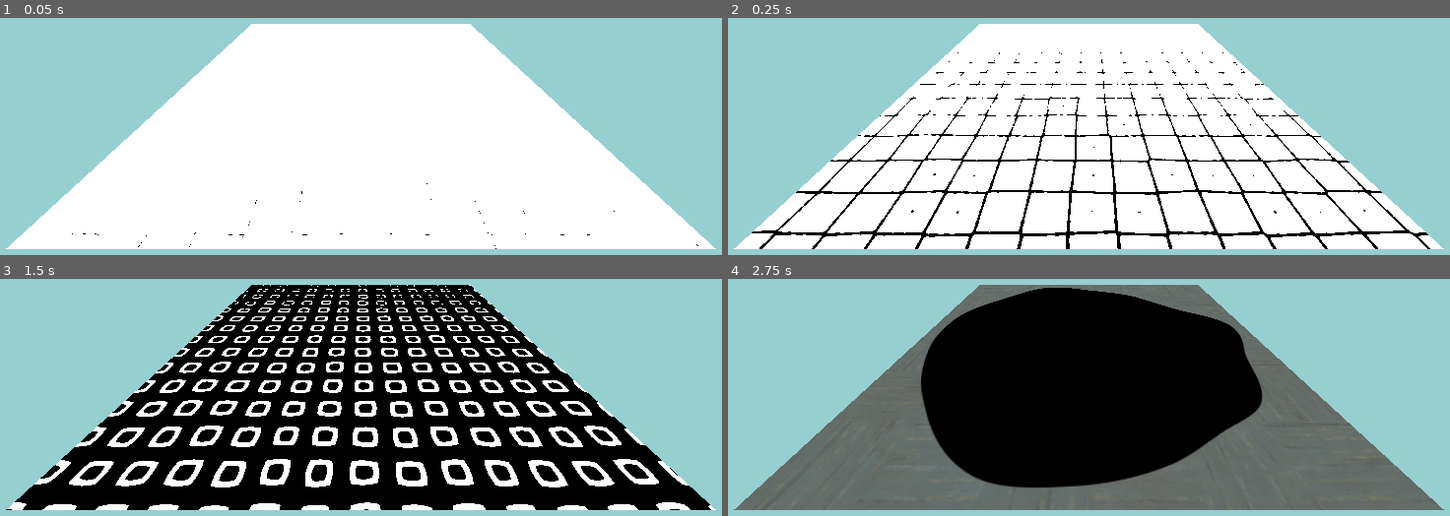
Above: before the commit, frames 1-4 (two rows, left to right).
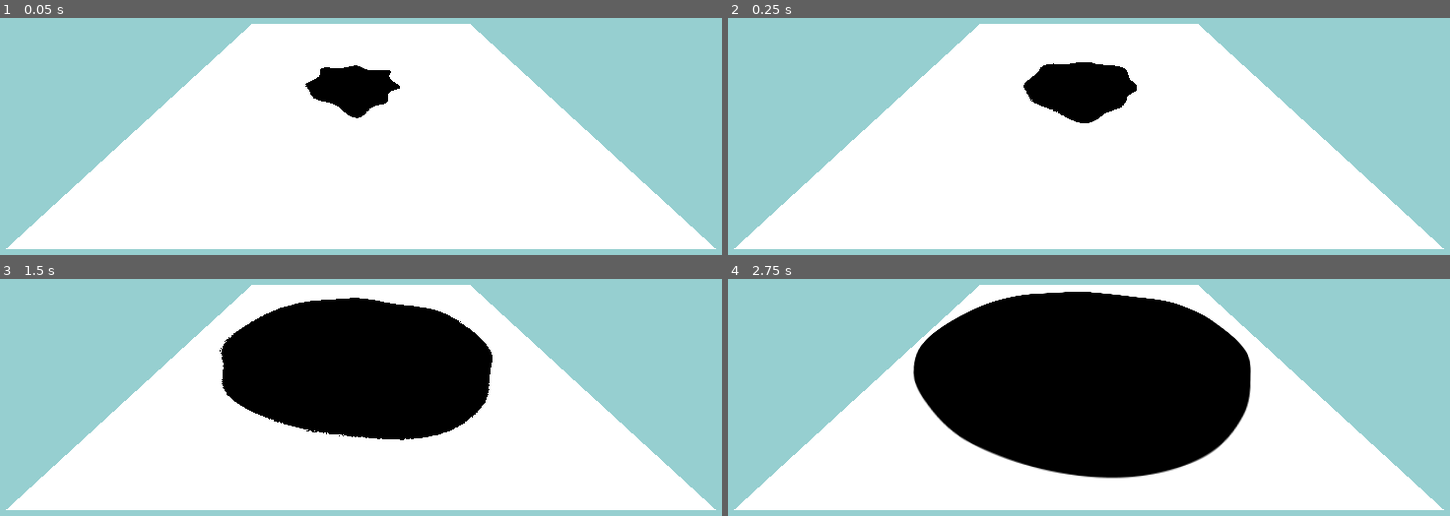
Above: after the commit, the same moments.

Repository: dip000/my-godotshaders
Game: Godot game, scene res://Main.tscn
Two runs of this game, one before a commit and one after it. Both use one fixed random seed, a clock stepped at 60 frames per second and the inputs below.
Inputs:
- Up to frame 1 (0.05 s): no input
- Up to frame 2 (0.25 s): no input
- Up to frame 3 (1.5 s): no input
- Up to frame 4 (2.75 s): no input

The runs differ from the first frame. In frame 1, 1.9% of the frame differs, in the area x 9-97%, y 19-98%; in frame 2, 8.3%; in frame 3, 38%, in the area x 0-99%, y 2-98%; in frame 4, 33%.

Commit message:
Failed miserably to make it work..

Diff:
--- a/WorldPainter/Main.tscn
+++ b/WorldPainter/Main.tscn
@@ -1,34 +1,17 @@
-[gd_scene load_steps=9 format=3 uid="uid://dhxwuw0f11r1u"]
+[gd_scene load_steps=8 format=3 uid="uid://dhxwuw0f11r1u"]
 
 [ext_resource type="Shader" uid="uid://csqf7jis2m0xr" path="res://world_painter.tres" id="1_g57j5"]
+[ext_resource type="Texture2D" uid="uid://rump6jx00yui" path="res://Images/splash_texture.png" id="3_2te0n"]
 [ext_resource type="Script" path="res://image_processing.gd" id="4_j1cs3"]
-
-[sub_resource type="FastNoiseLite" id="FastNoiseLite_ep30x"]
-noise_type = 2
-frequency = 0.027
-fractal_type = 3
-fractal_gain = 0.04
-cellular_jitter = -0.08
-cellular_return_type = 4
-domain_warp_type = 1
-domain_warp_amplitude = 5.185
-domain_warp_frequency = 0.32
-domain_warp_fractal_type = 2
-domain_warp_fractal_octaves = 8
-domain_warp_fractal_lacunarity = 6.915
-
-[sub_resource type="NoiseTexture2D" id="NoiseTexture2D_iljl8"]
-seamless_blend_skirt = 1.0
-noise = SubResource("FastNoiseLite_ep30x")
 
 [sub_resource type="ShaderMaterial" id="ShaderMaterial_0b7wx"]
 render_priority = 0
 shader = ExtResource("1_g57j5")
 shader_parameter/position = Vector2(0, 0)
-shader_parameter/rotation = null
-shader_parameter/scalation = 1.0
-shader_parameter/reveal_factor = 0.102
-shader_parameter/splash_texture = SubResource("NoiseTexture2D_iljl8")
+shader_parameter/rotation = 0.0
+shader_parameter/scale = null
+shader_parameter/reveal_factor = 0.0
+shader_parameter/splash_texture = ExtResource("3_2te0n")
 
 [sub_resource type="PlaneMesh" id="PlaneMesh_t7ogs"]
 material = SubResource("ShaderMaterial_0b7wx")
--- a/WorldPainter/image_processing.gd
+++ b/WorldPainter/image_processing.gd
@@ -5,38 +5,60 @@
 var base_texture:ImageTexture
 var splash_image:Image = preload("res://Images/splash_finish.png").get_image()
 
+const SIZE:Vector2i = Vector2(512, 512)
+const HALF_SIZE:Vector2 = Vector2(256, 256)
+
 
 func _ready():
-	# Change Texture type because 'CompressedTexture2D' cannot be processed with 'get_pixel()'
 	var base_texture_compressed:CompressedTexture2D = preload("res://Images/base_texture.png")
-	var image:Image = base_texture_compressed.get_image()
-	base_texture = ImageTexture.create_from_image( image )
+	base_texture = ImageTexture.create_from_image( base_texture_compressed.get_image() )
 
-	# Merges 'base_texture' with the last frame of the splash animation
-	# It must process in parallel or it will lag quite a bit (awaits don't work with image manipulation for some reason..)
-	var splash_position:Vector2 = Vector2(0,0)
+	animate(Vector2.ZERO, 1.0)
+#	await get_tree().create_timer(2.1).timeout
+#	animate(Vector2(0.5, 0.5), 0.25)
+
+func animate(splash_position:Vector2, slplash_scale:float):
+	material.set_shader_parameter("position", splash_position)
+	material.set_shader_parameter("scale", slplash_scale)
+
+	# Draws the last frame of the splash animation on top of 'base_texture' when the animation ends
+	# It must process in parallel or it will lag quite a bit
 	var thread = Thread.new()
-	thread.start( bake_splash_to_base_texture.bind(splash_position, 1) )
+	thread.start( _bake_splash_to_base_texture.bind(splash_position, slplash_scale) )
 
 	# Start and wait for shader animation and thread to finish
-	material.set_shader_parameter("position", splash_position)
-	var animator:MethodTweener = create_tween().tween_method(func(v): material.set_shader_parameter("reveal_factor", v), 0.0, 0.99, 2.0)
-	await animator.finished
+	var animation:MethodTweener = create_tween().tween_method(_set_reveal_factor, 0.0, 0.99, 2.0)
+	await animation.finished
 	thread.wait_to_finish()
 
-	# Update baked texture
+	# Update baked texture and reset shader
 	material.set_shader_parameter("base_texture", base_texture)
 	material.set_shader_parameter("reveal_factor", 0)
 
 
-func bake_splash_to_base_texture(translation:Vector2, scalation:float):
+func _set_reveal_factor(value:float):
+	material.set_shader_parameter("reveal_factor", value)
+
+func _bake_splash_to_base_texture(t:Vector2i, s:float):
 	var base_image:Image = base_texture.get_image()
-	translation *= base_texture.get_size()
+	t *= SIZE
 
-	for u in splash_image.get_width():
-		for v in splash_image.get_height():
+#	splash_image.resize( SIZE.x*s, SIZE.y*s )
+#	base_image.blit_rect(splash_image, Rect2i(Vector2i(), SIZE), t)
+
+	# Image processing in GDScript??!!
+	for u in base_image.get_width():
+		for v in base_image.get_height():
 			var UV:Vector2i = Vector2i(u, v)
 			var splash_pixel:Color = splash_image.get_pixelv(UV)
-			base_image.set_pixelv( UV * scalation + translation, splash_pixel*base_image.get_pixelv(UV) )
+			var uv_scaled:Vector2i = scale_from_center(UV, s)
+			var uv_translated:Vector2i = clamp_translate(uv_scaled, t)
+			base_image.set_pixelv( uv_translated, splash_pixel )
 
 	base_texture.update(base_image)
+	print("FINISHED!")
+
+func scale_from_center(uv:Vector2, s:float) -> Vector2i:
+	return (uv - HALF_SIZE) * s + HALF_SIZE
+func clamp_translate(uv:Vector2i, t:Vector2i) -> Vector2i:
+	return clamp(uv + t, Vector2i.ZERO, SIZE)
--- a/WorldPainter/world_painter.tres
+++ b/WorldPainter/world_painter.tres
@@ -3,30 +3,30 @@
 [resource]
 code = "shader_type spatial;
 
+uniform sampler2D splash_texture:repeat_disable;
 uniform sampler2D base_texture:hint_default_white;
-uniform sampler2D splash_texture:repeat_disable;
 
 uniform vec2 position;
 uniform float rotation:hint_range(0.0, 6.283184);
-uniform float scalation:hint_range(0.0, 10.0);
+uniform float scale:hint_range(0.0, 10.0);
 uniform float reveal_factor:hint_range(0.0, 1.0);
 
 const vec3 SPLASH_COLOR = vec3(0);
 const float HALF_PI = PI/2.0;
 
 
-vec2 rotate_and_scale_from_center(vec2 uv, float scale, float angle){
-	angle = angle + HALF_PI;
-	scale = 1.0 / scale;
-	mat2 rotation_matrix = mat2(vec2(sin(angle), -cos(angle)), vec2(cos(angle), sin(angle)));
-	return ((uv - 0.5) * scale*rotation_matrix) + 0.5;
+vec2 rotate_and_scale_from_center(vec2 uv, float s, float a){
+	a = a + HALF_PI;
+	s = 1.0 / s;
+	mat2 rotation_matrix = mat2(vec2(sin(a), -cos(a)), vec2(cos(a), sin(a)));
+	return ((uv - 0.5) * s*rotation_matrix) + 0.5;
 }
 
 void fragment(){
 	ALBEDO = texture( base_texture, UV ).rgb;
 
 	vec2 uv_translated = UV - position;
-	vec2 uv_transformed = rotate_and_scale_from_center( uv_translated, scalation, rotation );
+	vec2 uv_transformed = rotate_and_scale_from_center( uv_translated, scale, rotation );
 	float splash_pixel = texture( splash_texture, uv_transformed ).r;
 
 	if(splash_pixel < reveal_factor){
Binary file changed: WorldPainter/Images/base_texture.png
Binary file changed: WorldPainter/Images/splash_finish.png
Binary file changed: WorldPainter/Images/splash_texture.png
